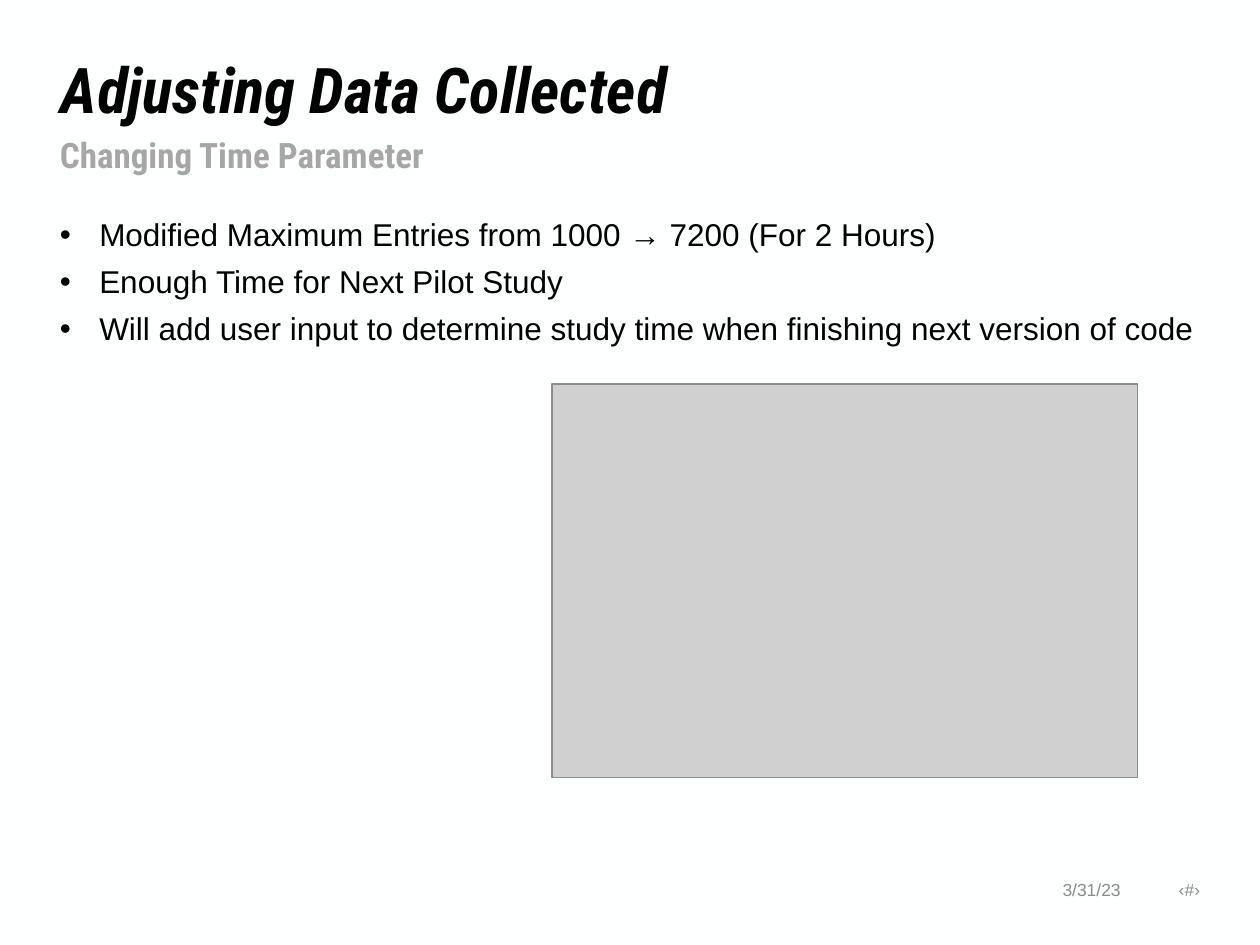
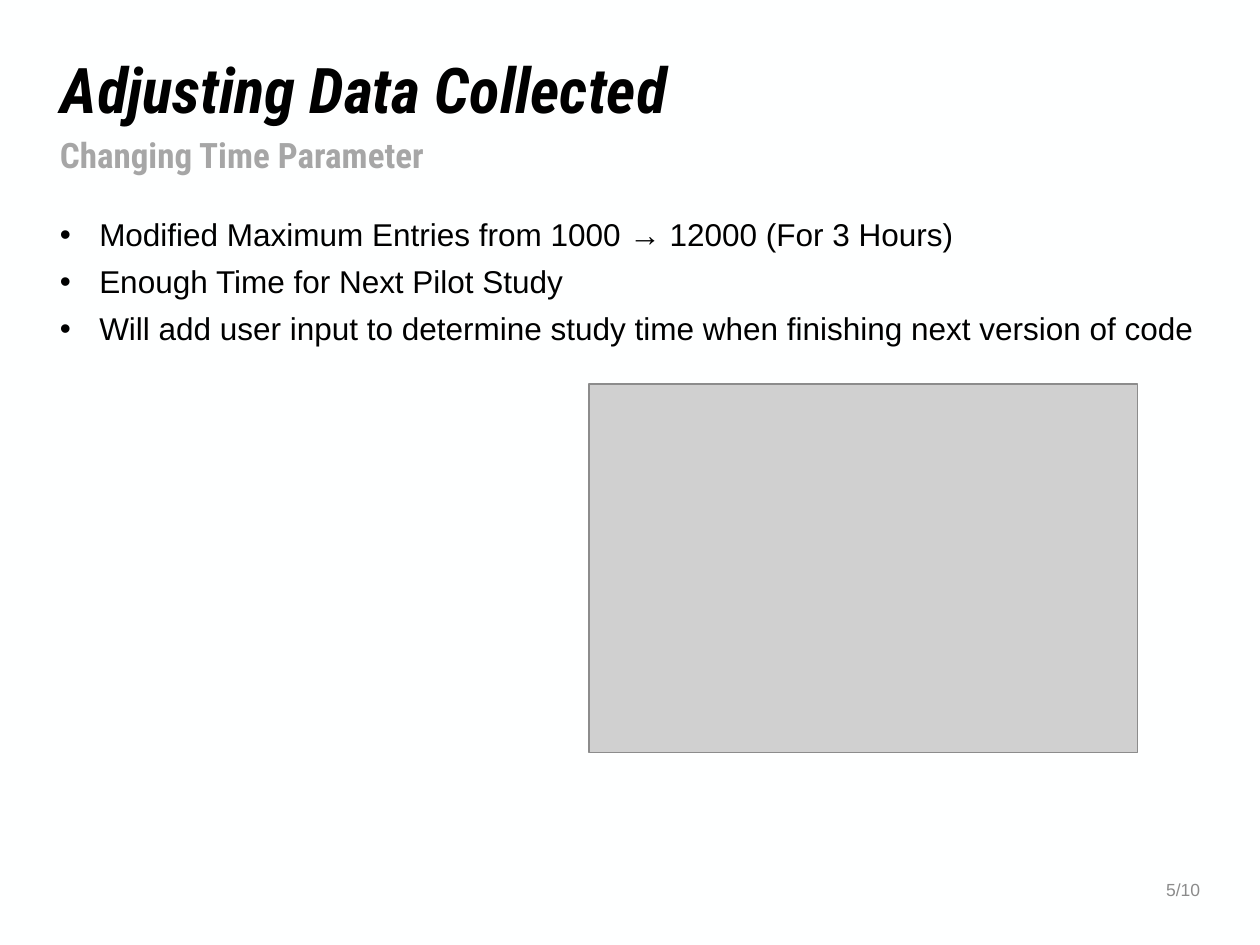
Before and after one commit to NHuang58/Biomedical_Device_PCB, a slide deck: slide 5 of Documentation/Slides/Week_19.pptx. Drawn at 1260x945 pixels with LibreOffice and Linux fonts; fonts in the diff are those of the drawing; grey boxes stand for pictures; background and template pictures are left out. Boxes give left, top, right and bottom in pixels: in the first picture for what was removed or moved away, otherwise in the second. Text is boxed around its words. In the diff, an @@ line names an element or a change of style, - is before the commit and + after.

```diff
--- a/Documentation/Slides/Week_19.pptx
+++ b/Documentation/Slides/Week_19.pptx
@@ text at [99, 223, 953, 252]: text changed @@
-• Modified Maximum Entries from 1000 → 7200 (For 2 Hours)
+• Modified Maximum Entries from 1000 → 12000 (For 3 Hours)
@@ picture: place and size @@
-picture at [552, 384, 1138, 777]
+picture at [588, 384, 1137, 753]
@@ text at [1166, 883, 1200, 896]: text changed @@
-3/31/23 ‹#›
+5/10
```
Also in this commit, not shown: 5 other slides changed, 2 slides added, 7 other files.
